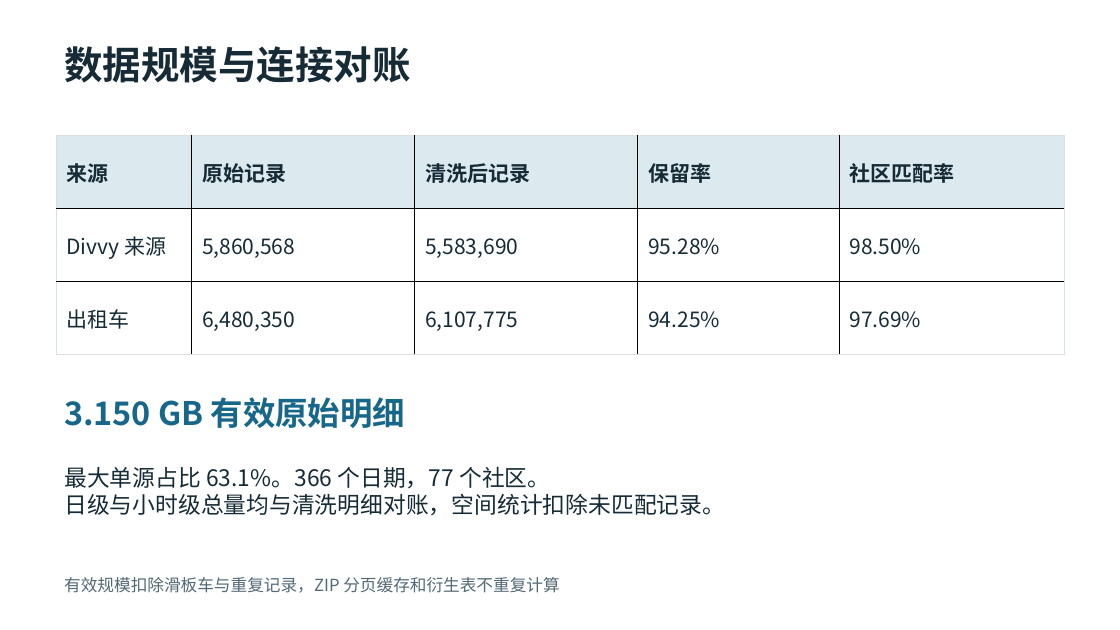
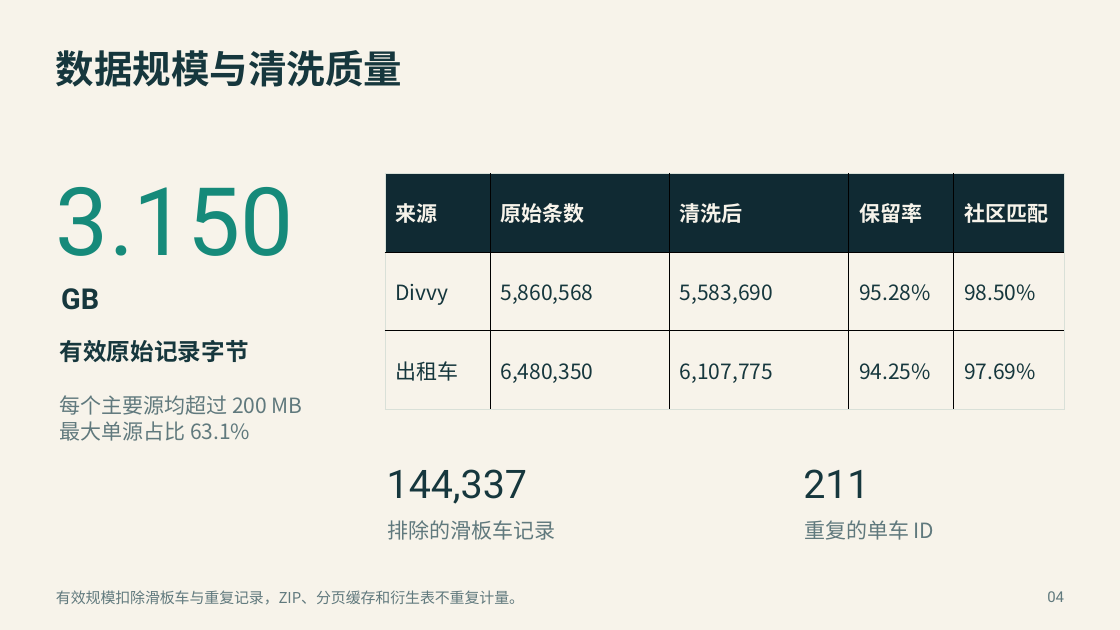
Before and after one commit to zicheng-yu/chicago-mobility, a slide deck: slide 4 of deliverables/展示PPT.pptx. Drawn at 1120x630 pixels with LibreOffice and Linux fonts; fonts in the diff are those of the drawing. Boxes give left, top, right and bottom in pixels: in the first picture for what was removed or moved away, otherwise in the second. Text is boxed around its words. In the diff, an @@ line names an element or a change of style, - is before the commit and + after.

```diff
--- a/deliverables/展示PPT.pptx
+++ b/deliverables/展示PPT.pptx
@@ background #FFFFFF to #F7F3EA @@
@@ text at (56,50,402,87): text changed; text colour #162B36 to #16373D @@
-数据规模与连接对账
+数据规模与清洗质量
@@ table at (385,173,1065,409) @@
-row 1: 来源 | 原始记录 | 清洗后记录 | 保留率 | 社区匹配率
+row 1: 来源 | 原始条数 | 清洗后 | 保留率 | 社区匹配
-row 2, column 1: Divvy 来源
+row 2, column 1: Divvy
@@ fill #DCE9EF to #102A33 in row 1 @@
@@ fill none to #F7F3EA in 10 cells @@
@@ text colour #162B36 to #F7F3EA in "来源", "保留率" @@
@@ text colour #162B36 to #16373D in "5,860,568", "5,583,690", "95.28%", "98.50%" and 5 more places @@
@@ borders changed @@
@@ table: place and size @@
-table at (56,135,1065,354)
+table at (385,173,1065,409)
@@ text at (56,187,293,256): text changed; size 27.8 to 81 pt; font Noto Sans CJK SC to Roboto; text colour #17678A to #168A7A; bold off @@
-3.150 GB 有效原始明细
+3.150
@@ text added at (61,288,99,310), 24.8 pt, text #16373D, bold @@
+GB
@@ text added at (59,340,248,362), 20.2 pt, text #16373D, bold @@
+有效原始记录字节
@@ text added at (59,395,303,441), 18 pt, text #60797D @@
+每个主要源均超过 200 MB
+最大单源占比 63.1%
@@ text removed at (64,466,725,516) @@
-最大单源占比 63.1%。366 个日期，77 个社区。
-日级与小时级总量均与清洗明细对账，空间统计扣除未匹配记录。
@@ text added at (387,469,527,504), 33.8 pt, text #16373D @@
+144,337
@@ text added at (803,469,869,498), 33.8 pt, text #16373D @@
+211
@@ text added at (388,520,556,540), 18 pt, text #60797D @@
+排除的滑板车记录
@@ text added at (804,520,935,540), 18 pt, text #60797D @@
+重复的单车 ID
@@ text at (56,590,524,605): text changed; size 14.2 to 12.8 pt; text colour #536975 to #60797D @@
-有效规模扣除滑板车与重复记录，ZIP 分页缓存和衍生表不重复计算
+有效规模扣除滑板车与重复记录，ZIP、分页缓存和衍生表不重复计量。
@@ text added at (1047,591,1064,602), 12.8 pt, text #60797D @@
+04
```
Also in this commit, not shown: 5 other slides changed, 4 slides added, 4 slides removed, 9 other files.
